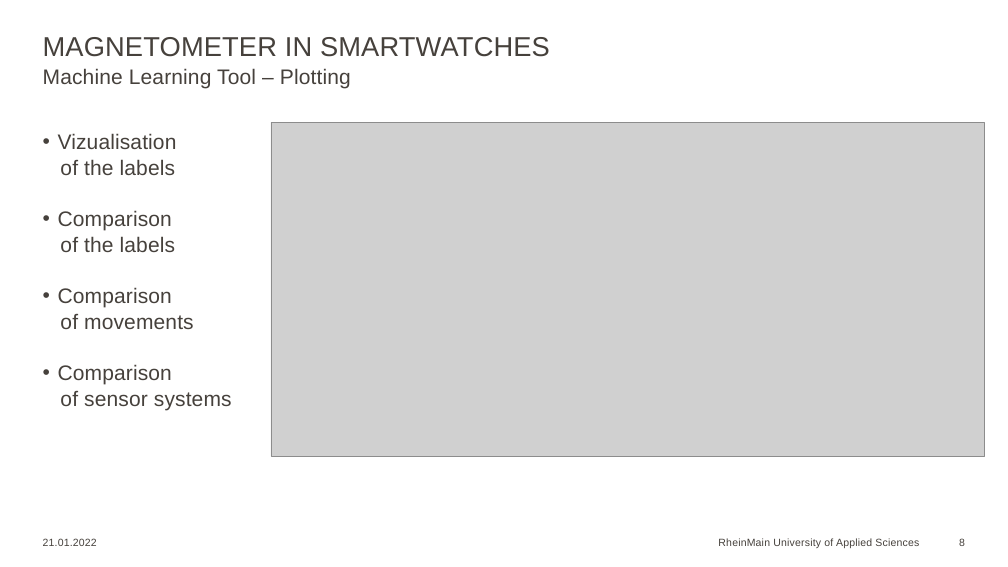
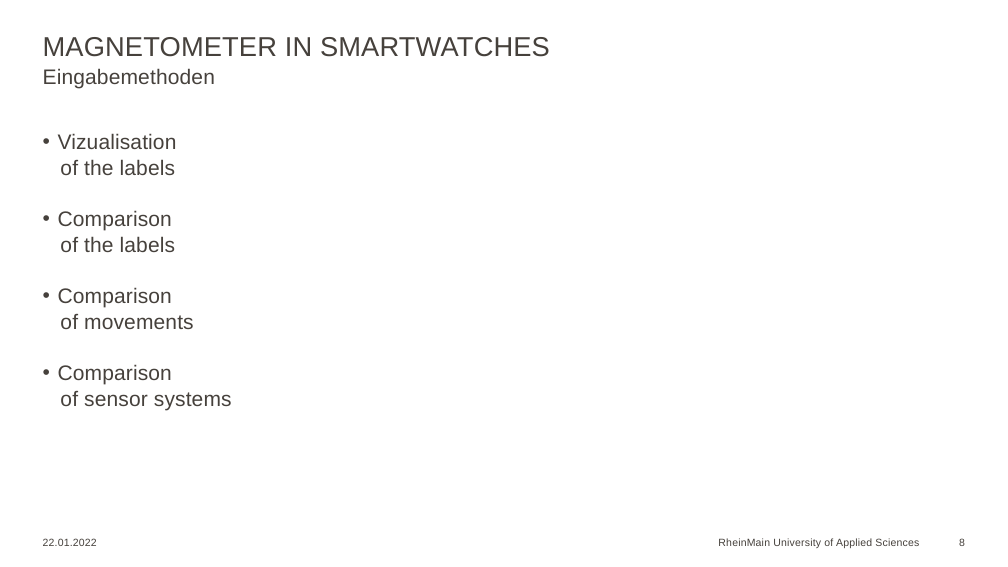
Before and after one commit to Georgios24816/hsrm, a slide deck: slide 8 of 5/Seminar/Georgios_Markou_10.odp. Drawn at 1008x567 pixels with LibreOffice and Linux fonts; fonts in the diff are those of the drawing; grey boxes stand for pictures; background and template pictures are left out. Boxes give left, top, right and bottom in pixels: in the first picture for what was removed or moved away, otherwise in the second. Text is boxed around its words. In the diff, an @@ line names an element or a change of style, - is before the commit and + after.

```diff
--- a/5/Seminar/Georgios_Markou_10.odp
+++ b/5/Seminar/Georgios_Markou_10.odp
@@ text at <box>43,68,215,89</box>: text changed @@
-Machine Learning Tool – Plotting
+Eingabemethoden
@@ picture removed at <box>271,123,984,457</box> @@
@@ text at <box>43,538,97,546</box>: text changed @@
-21.01.2022
+22.01.2022
```
Also in this commit, not shown: 9 other slides changed, 3 slides added, 4 other files.
